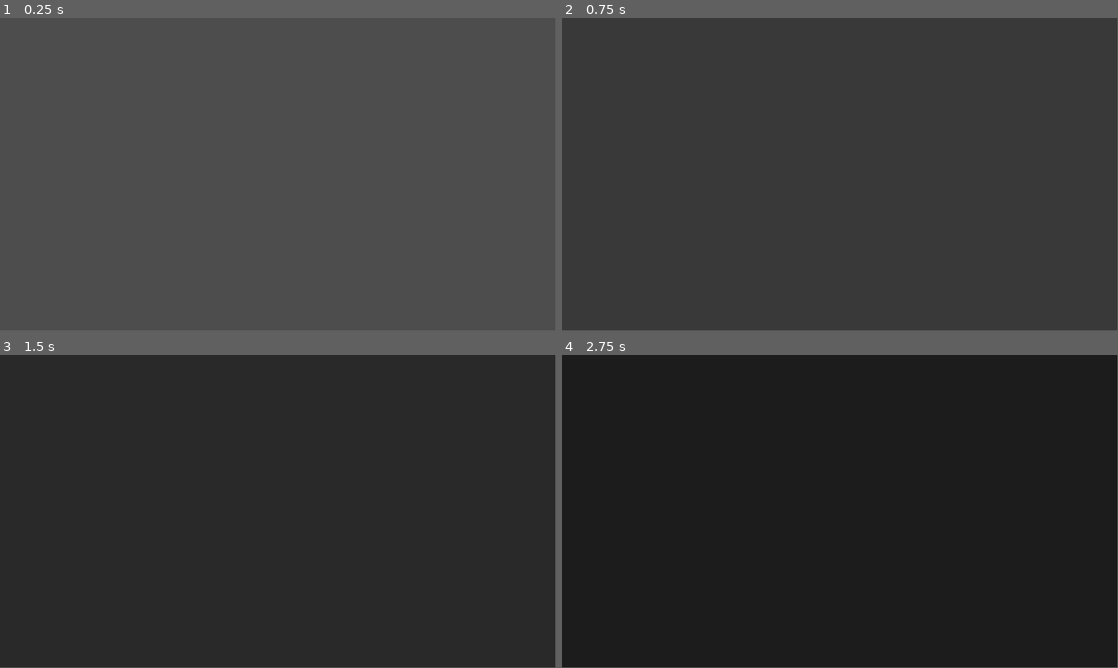
Above: before the commit, frames 1-4 (two rows, left to right).
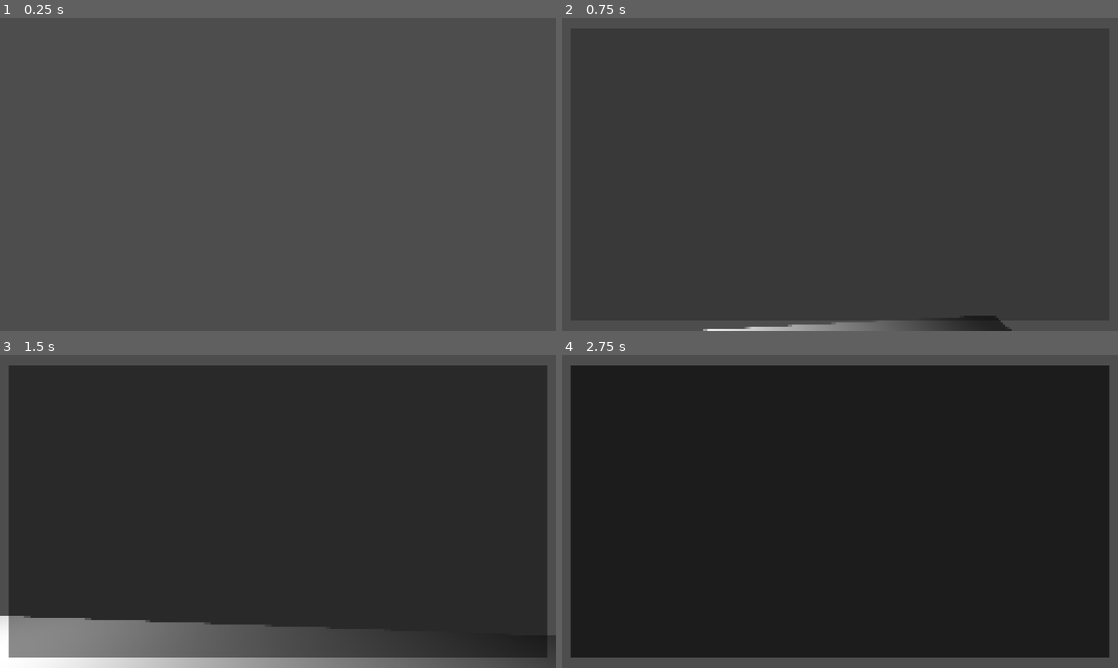
Above: after the commit, the same moments.

Repository: BrownRISDGameDevelopers/hungry-haus
Game: Godot game, scene res://src/Game.tscn
The game is run twice, just before and just after one commit, with the same random seed, the same clock (stepped at 60 frames per second) and the same inputs.
Inputs (mouse positions are in pixels of both pictures, inside the frame that each line leads up to):
- Up to frame 1 (0.25 s): no input
- Up to frame 2 (0.75 s): tap Enter at 0.5 s; move the mouse to (867, 171) at 0.52 s; hold W (move_forward) from 0.53 s (still down); hold Tab (interact) from 0.53 s (still down)
- Up to frame 3 (1.5 s): keep holding W (move_forward); tap Space (jump) at 0.77 s; move the mouse to (250, 511) at 1.27 s; release Tab (interact) at 1.28 s; tap Tab (interact) at 1.35 s
- Up to frame 4 (2.75 s): keep holding W (move_forward); tap Space (jump) at 1.52 s; move the mouse to (851, 505) at 2.02 s; hold Tab (interact) from 2.03 s (still down)
In our replay, the window is 799x449 before the commit and 800x450 after it. These sizes can differ from the game's own. Grey fills any space a smaller window leaves; there, only what the larger window draws over its background counts as a difference.

The runs differ from the first frame. In frame 1, only the window size differs. In frame 2, 0.9% of the frame differs, in the area x 25-81%, y 95-100%; in frame 3, 16%, in the area x 0-100%, y 0-100%; in frame 4, 9.1%.

Commit message:
fix viewport sizes

Diff:
--- a/project.godot
+++ b/project.godot
@@ -14,6 +14,11 @@
 run/main_scene="uid://blna84bj33fox"
 config/features=PackedStringArray("4.4", "GL Compatibility")
 config/icon="res://icon.svg"
+
+[display]
+
+window/size/viewport_width=1280
+window/size/viewport_height=720
 
 [input]
 
--- a/src/Game.tscn
+++ b/src/Game.tscn
@@ -6,7 +6,7 @@
 
 [sub_resource type="ShaderMaterial" id="ShaderMaterial_lqjwq"]
 shader = ExtResource("2_7omc5")
-shader_parameter/quantize_size = 9.0
+shader_parameter/quantize_size = 5.0
 shader_parameter/handle_scale = false
 shader_parameter/handle_subpixels = true
 
@@ -22,7 +22,7 @@
 [node name="3DViewport" type="SubViewport" parent="SubViewportContainer"]
 handle_input_locally = false
 scaling_3d_scale = 2.0
-size = Vector2i(1920, 1080)
+size = Vector2i(1280, 720)
 render_target_update_mode = 4
 
 [node name="World" parent="SubViewportContainer/3DViewport" instance=ExtResource("1_kqvf5")]
@@ -41,7 +41,7 @@
 disable_3d = true
 transparent_bg = true
 handle_input_locally = false
-size = Vector2i(1920, 1080)
+size = Vector2i(1280, 720)
 size_2d_override = Vector2i(320, 180)
 size_2d_override_stretch = true
 render_target_update_mode = 4
